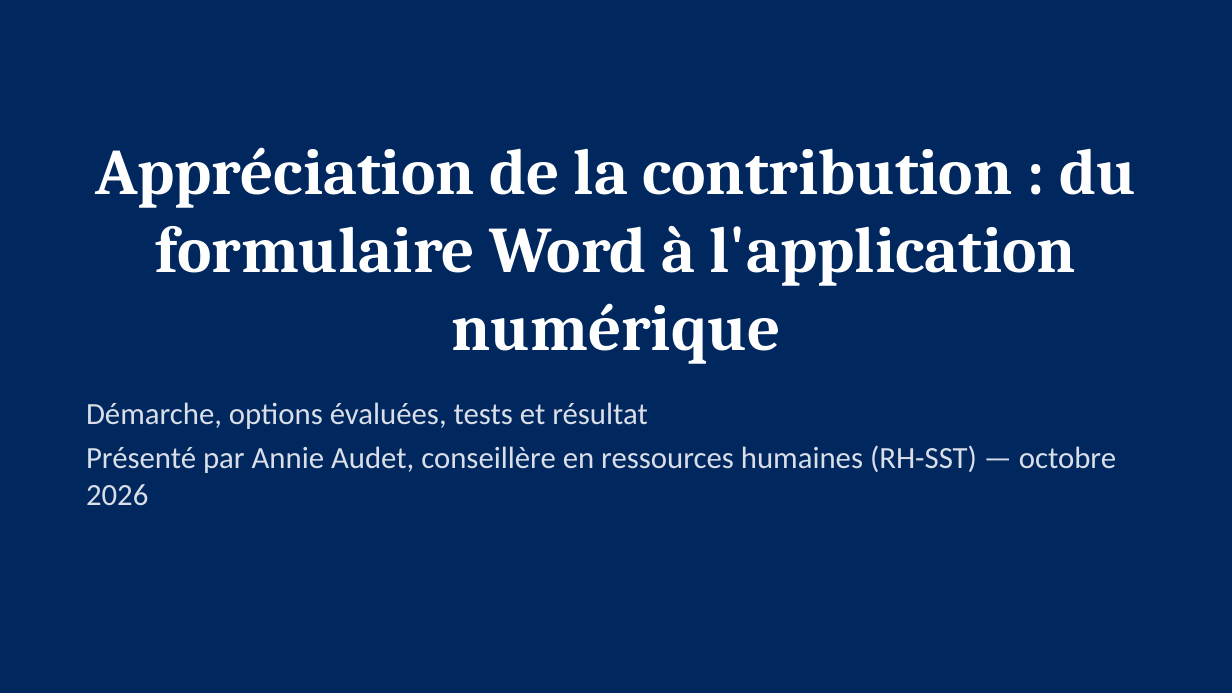
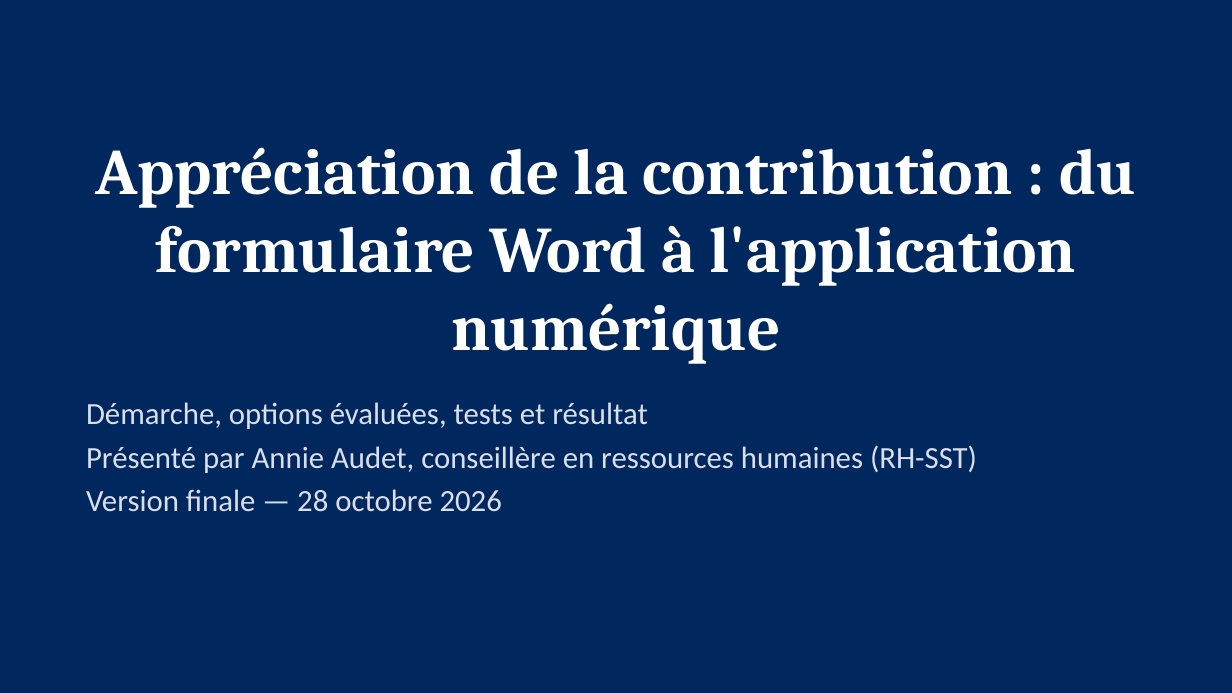
Before and after one commit to tazmustang/jsoncrack.com, a slide deck: slide 1 of powerapps/presentation/Presentation-Appreciation-contribution.pptx. Drawn at 1232x693 pixels with LibreOffice and Linux fonts; fonts in the diff are those of the drawing. Boxes give left, top, right and bottom in pixels: in the first picture for what was removed or moved away, otherwise in the second. Text is boxed around its words. In the diff, an @@ line names an element or a change of style, - is before the commit and + after.

```diff
--- a/powerapps/presentation/Presentation-Appreciation-contribution.pptx
+++ b/powerapps/presentation/Presentation-Appreciation-contribution.pptx
@@ text at <box>86,445,977,512</box>: text changed @@
-Présenté par Annie Audet, conseillère en ressources humaines (RH-SST) — octobre 2026
+Présenté par Annie Audet, conseillère en ressources humaines (RH-SST)
+Version finale — 28 octobre 2026
```
Also in this commit, not shown: 37 other files.
